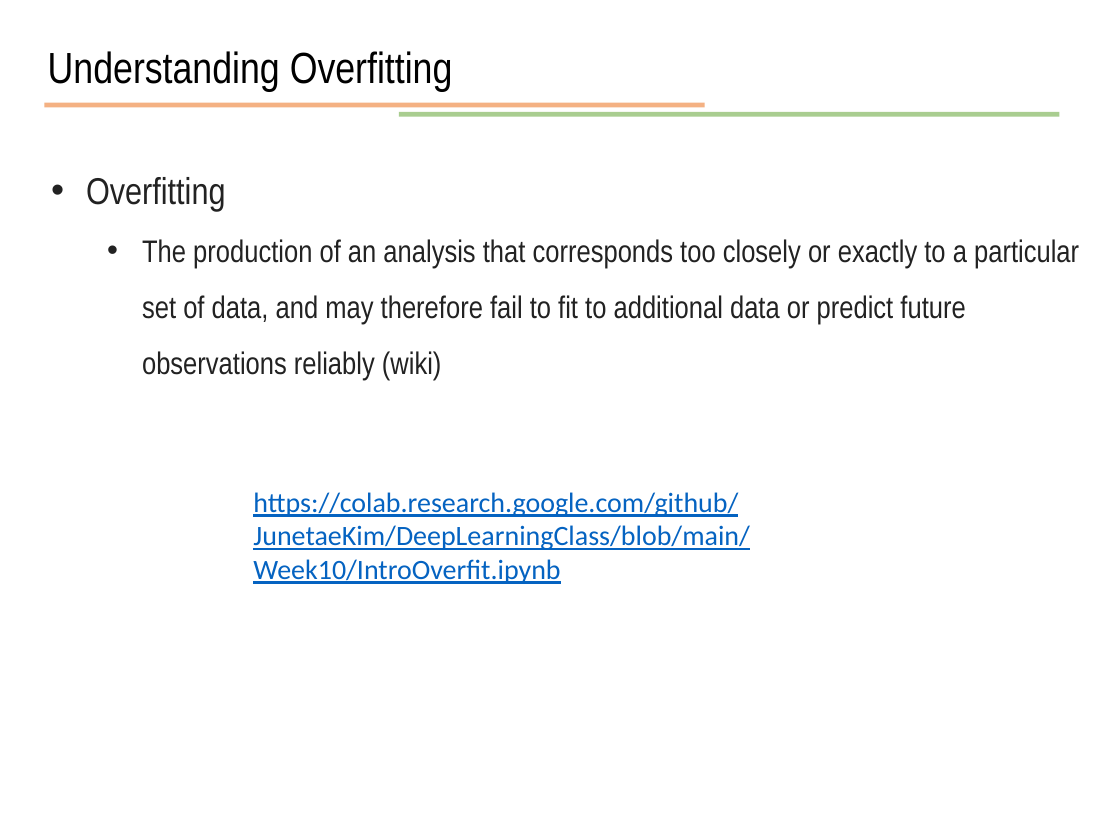
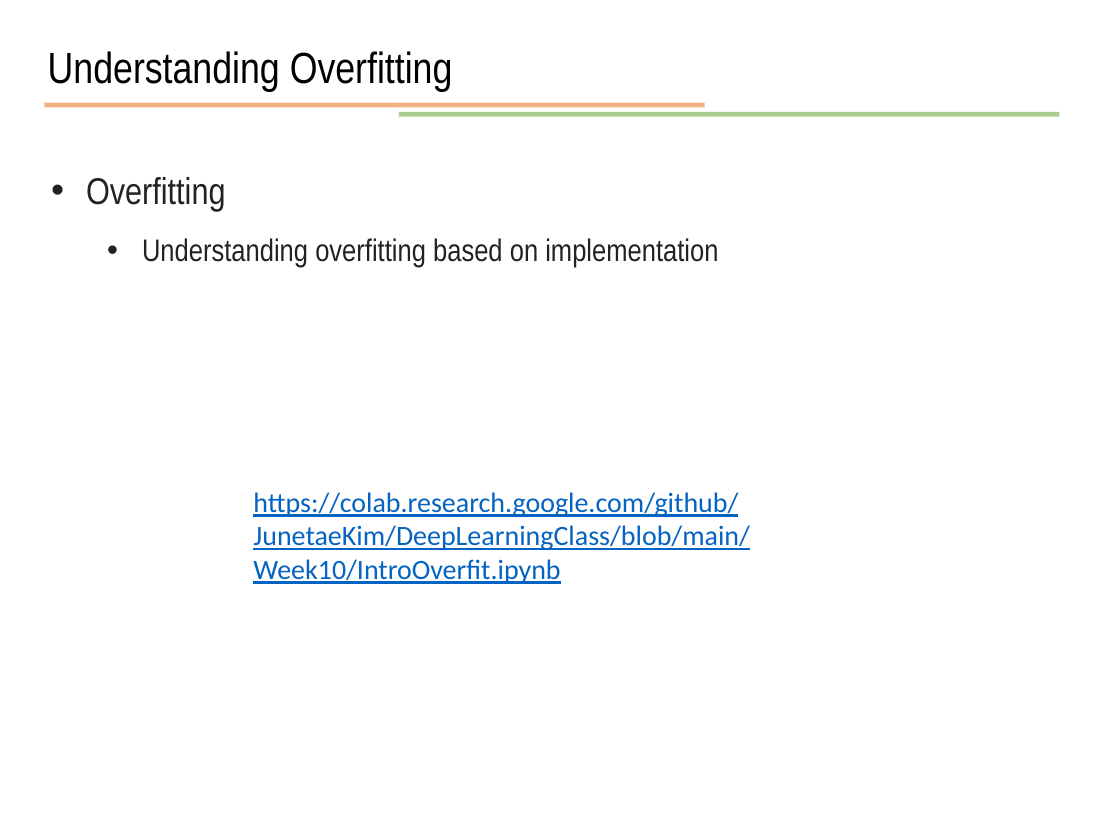
Before and after one commit to JunetaeKim/DeepLearningClass, a slide deck: slide 30 of Week10/week10 Introduction to tensorflow.pptx (slide 27 before the commit). Drawn at 1120x840 pixels with LibreOffice and Linux fonts; fonts in the diff are those of the drawing. Boxes give left, top, right and bottom in pixels: in the first picture for what was removed or moved away, otherwise in the second. Text is boxed around its words. In the diff, an @@ line names an element or a change of style, - is before the commit and + after.

```diff
--- a/Week10/week10 Introduction to tensorflow.pptx
+++ b/Week10/week10 Introduction to tensorflow.pptx
@@ text at (142, 238, 718, 267): text changed @@
-  • The production of an analysis that corresponds too closely or exactly to a particular set of data, and may therefore fail to fit to additional data or predict future observations reliably (wiki)
+  • Understanding overfitting based on implementation
```
Also in this commit, not shown: 2 other slides changed, 9 slides added, 4 other files.
